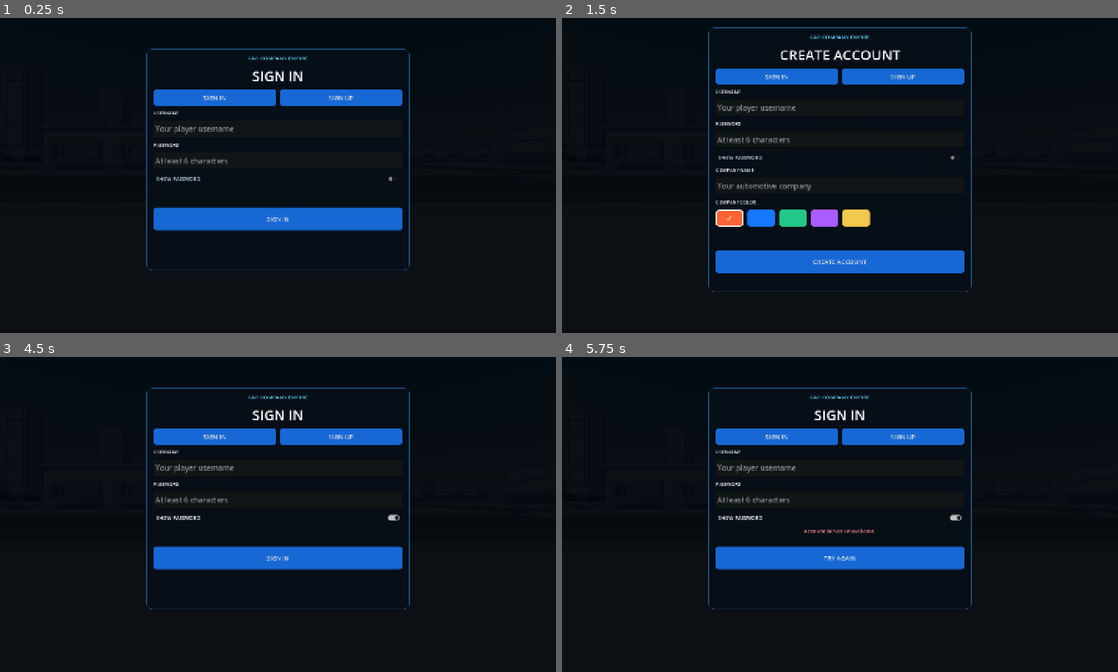
Above: before the commit, frames 1-4 (two rows, left to right).
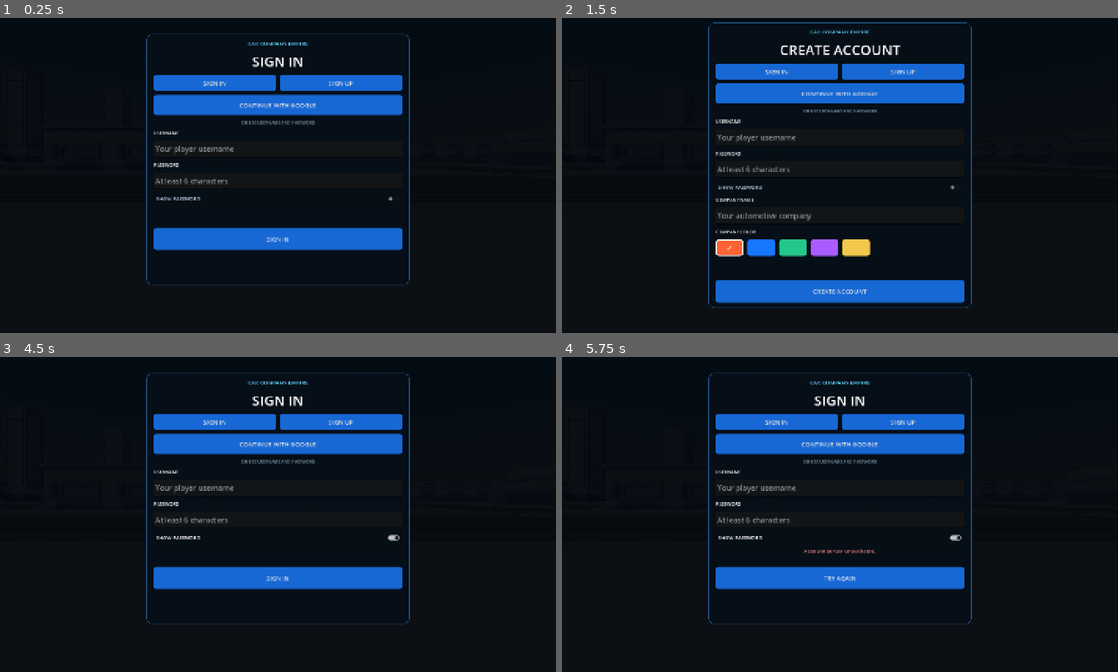
Above: after the commit, the same moments.

Repository: levmotin/car-company-empire
Game: Godot game, scene res://main.tscn
Two runs of this game, one before a commit and one after it. Both use one fixed random seed, a clock stepped at 60 frames per second and the inputs below.
Inputs (mouse positions are in pixels of both pictures, inside the frame that each line leads up to):
- Up to frame 1 (0.25 s): no input
- Up to frame 2 (1.5 s): click "SIGN IN" at 0.5 s; click "SIGN UP" at 1.25 s
- Up to frame 3 (4.5 s): click "SIGN IN" at 2 s; click (278, 445) at 2.75 s, where only the run after the commit has a clickable "CONTINUE WITH GOOGLE"; click (278, 445) at 3.5 s, where only the run after the commit has a clickable "CONTINUE WITH GOOGLE"; click "SHOW PASSWORD" at 4.25 s
- Up to frame 4 (5.75 s): click "SIGN IN" at 5 s

The runs differ from the first frame. In frame 1, 12% of the frame differs, in the area x 26-74%, y 4-86%; in frame 2, 16%, in the area x 26-74%, y 1-93%; in frame 3, 12%; in frame 4, 13%.

Commit message:
Add Google sign-in

Diff:
--- a/scripts/game.gd
+++ b/scripts/game.gd
@@ -91,6 +91,7 @@
 	delete_request.request_completed.connect(_on_delete_request_completed)
 	add_child(delete_request)
 	_show_auth_screen(true)
+	call_deferred("_consume_google_login_code")
 
 func _setup_styles() -> void:
 	style_panel = StyleBoxFlat.new()
@@ -1723,7 +1724,7 @@
 func _show_auth_screen(sign_in: bool) -> void:
 	_clear_startup_screen()
 	company_setup = _startup_backdrop()
-	var card_size := Vector2(680, 575 if sign_in else 685)
+	var card_size := Vector2(680, 650 if sign_in else 710)
 	var card := _startup_card(card_size)
 	company_setup.add_child(card)
 	var box := VBoxContainer.new()
@@ -1741,6 +1742,16 @@
 	sign_up_tab.size_flags_horizontal = Control.SIZE_EXPAND_FILL
 	sign_up_tab.pressed.connect(_show_auth_screen.bind(false))
 	mode_row.add_child(sign_up_tab)
+	var google_button := _ui_button("CONTINUE WITH GOOGLE")
+	google_button.custom_minimum_size.y = 52
+	google_button.pressed.connect(_start_google_sign_in)
+	box.add_child(google_button)
+	var password_separator := Label.new()
+	password_separator.text = "OR USE USERNAME AND PASSWORD"
+	password_separator.horizontal_alignment = HORIZONTAL_ALIGNMENT_CENTER
+	password_separator.add_theme_font_size_override("font_size", 11)
+	password_separator.add_theme_color_override("font_color", Color("#7f9aaf"))
+	box.add_child(password_separator)
 	var username_input := _auth_input(box, "USERNAME", "Your player username", false, 18)
 	var password_input := _auth_input(box, "PASSWORD", "At least 6 characters", true, 72)
 	var show_password := CheckButton.new()
@@ -1866,6 +1877,36 @@
 		button.disabled = false
 		button.text = "TRY AGAIN"
 		error_label.text = "Could not contact the account server."
+
+func _start_google_sign_in() -> void:
+	var oauth_url := _account_api_url().trim_suffix("/api") + "/auth/google"
+	if OS.has_feature("web"):
+		JavaScriptBridge.eval("window.location.href = " + JSON.stringify(oauth_url))
+	else:
+		OS.shell_open(oauth_url)
+
+func _consume_google_login_code() -> void:
+	if not OS.has_feature("web"):
+		return
+	var code = JavaScriptBridge.eval("new URLSearchParams(window.location.search).get('login_code') || ''")
+	var login_code := str(code)
+	if login_code.is_empty():
+		return
+	JavaScriptBridge.eval("window.history.replaceState({}, document.title, window.location.pathname)")
+	_show_loading_screen("COMPLETING GOOGLE SIGN-IN…")
+	if auth_request.get_http_client_status() != HTTPClient.STATUS_DISCONNECTED:
+		return
+	auth_request.set_meta("button", null)
+	auth_request.set_meta("error_label", null)
+	var headers := PackedStringArray(["Content-Type: application/json"])
+	var error := auth_request.request(
+		_account_api_url() + "/oauth/exchange",
+		headers,
+		HTTPClient.METHOD_POST,
+		JSON.stringify({"code": login_code})
+	)
+	if error != OK:
+		_show_auth_screen(true)
 
 func _on_auth_request_completed(_result: int, response_code: int, _headers: PackedStringArray, body: PackedByteArray) -> void:
 	var button := auth_request.get_meta("button") as Button
Not shown, changed: render.yaml
Not shown, changed: README.md
Not shown, changed: server.js
Not shown, changed: web/index.html
Not shown, changed: web/index.pck
